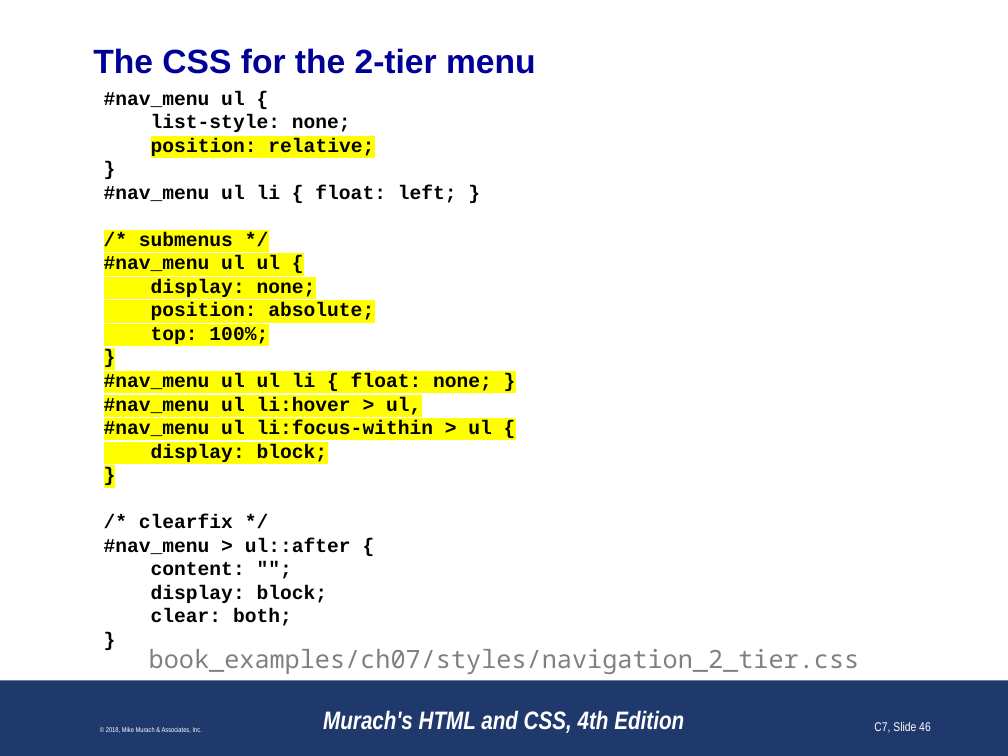
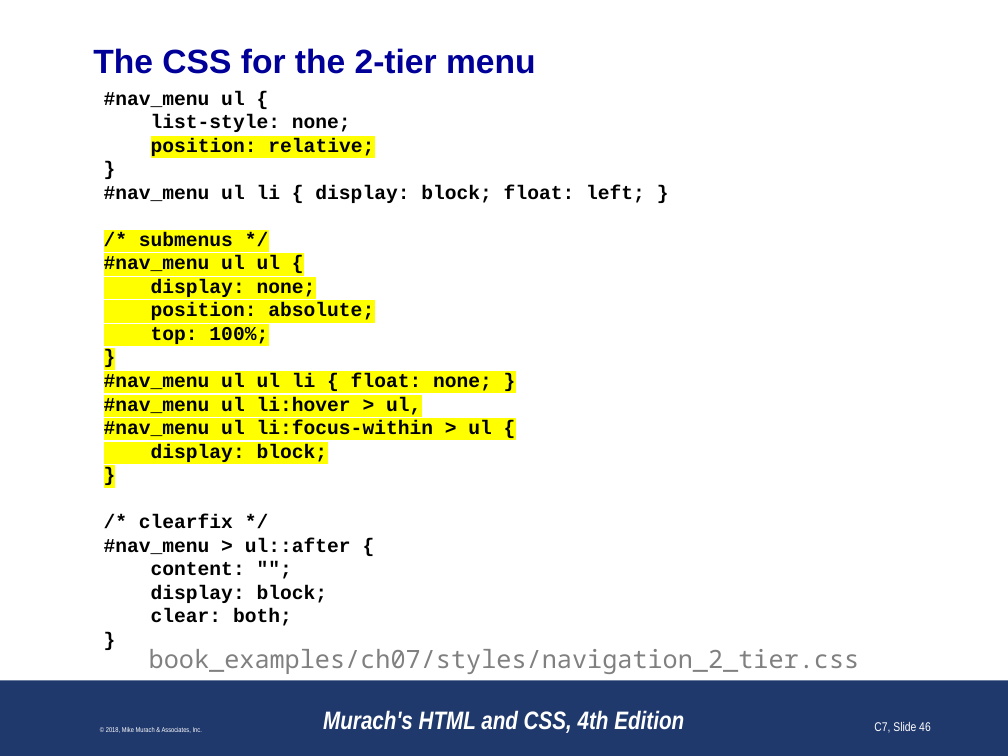
Before and after one commit to paulsmithkc/awd1000_base_lab_and_homework, a slide deck: slide 46 of murach_html_4e/slides/Chapter 7 slides (Revised).pptx. Drawn at 1008x756 pixels with LibreOffice and Linux fonts; fonts in the diff are those of the drawing; background and template pictures are left out. Boxes give left, top, right and bottom in pixels: in the first picture for what was removed or moved away, otherwise in the second. Text is boxed around its words. In the diff, an @@ line names an element or a change of style, - is before the commit and + after.

Commit message:
fixing typos on tiered navigation

```diff
--- a/murach_html_4e/slides/Chapter 7 slides (Revised).pptx
+++ b/murach_html_4e/slides/Chapter 7 slides (Revised).pptx
@@ text at (104,185,645,203): text changed @@
-#nav_menu ul li { float: left; }
+#nav_menu ul li { display: block; float: left; }
```
Also in this commit, not shown: 2 other slides changed.
